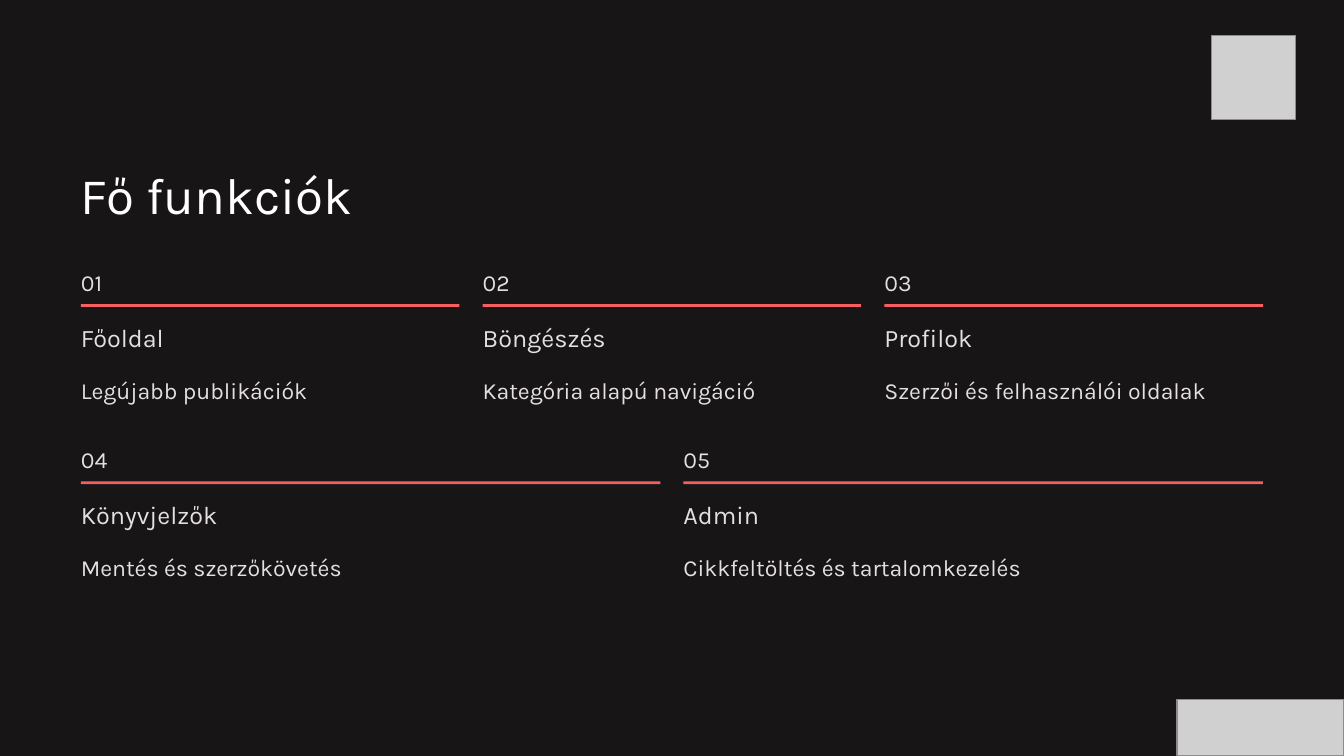
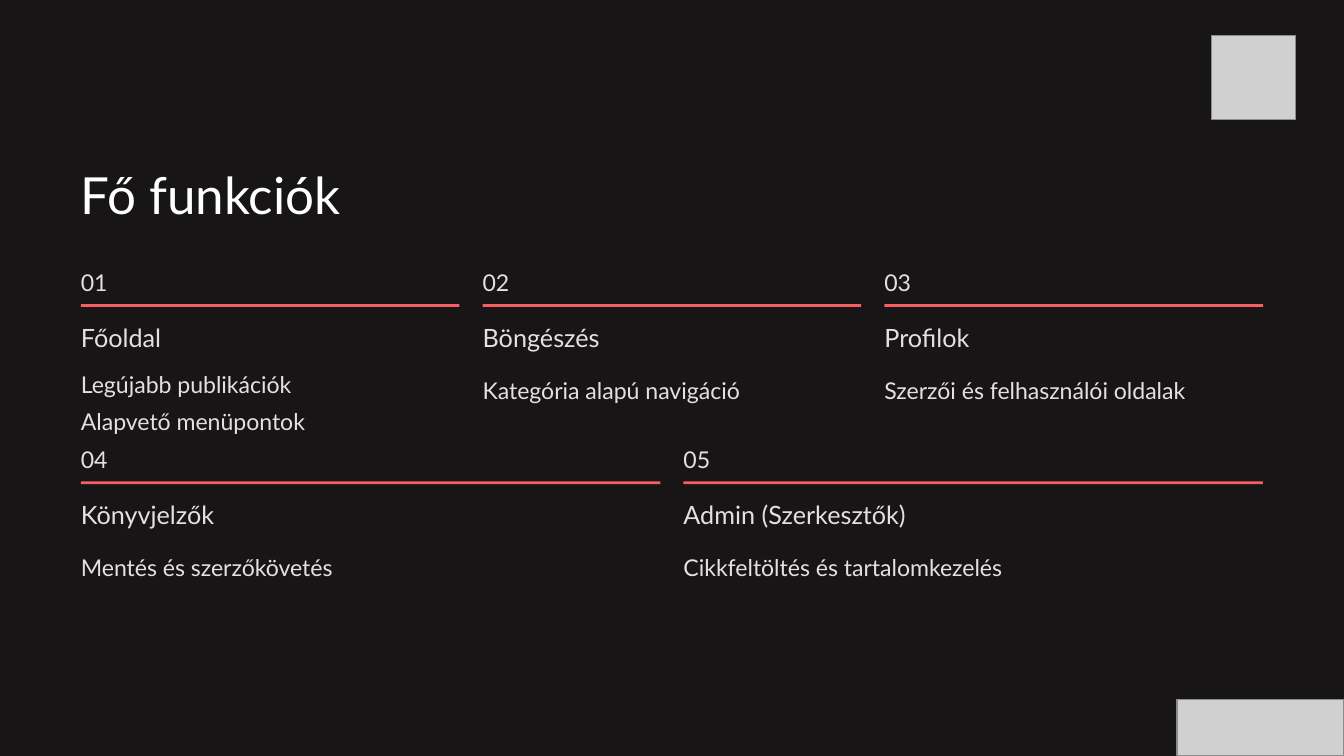
Before and after one commit to pjotr-Blip/Projekt-UjSzem, a slide deck: slide 4 of Uj-Szem.pptx. Drawn at 1344x756 pixels with LibreOffice and Linux fonts; fonts in the diff are those of the drawing; grey boxes stand for pictures; background and template pictures are left out. Boxes give left, top, right and bottom in pixels: in the first picture for what was removed or moved away, otherwise in the second. Text is boxed around its words. In the diff, an @@ line names an element or a change of style, - is before the commit and + after.

```diff
--- a/Uj-Szem.pptx
+++ b/Uj-Szem.pptx
@@ text at (81,376,291,398): font Karla to Lato in "Legújabb publikációk" @@
@@ text at (81,413,305,434): paragraph added @@
+Alapvető menüpontok
@@ text at (683,504,906,528): text changed; font Karla to Lato @@
-Admin
+Admin (Szerkesztők)
@@ font Karla to Lato in 14 elements at (81,176,341,215), (81,274,108,291), (81,328,161,347), (483,274,510,291), (483,328,600,352), (483,382,739,404), (884,274,911,291), (884,328,969,347), (884,382,1185,399), (81,451,108,468), (81,505,214,529), (81,559,333,576), (683,451,710,468), (683,559,1002,576) @@
```
Also in this commit, not shown: 8 other slides changed, 1 slide added, 1 slide removed.
